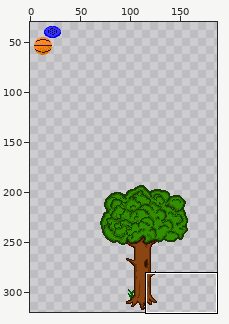
A sprite sheet gets an edit: maps/Lysander.png. Above, an overview of the earlier version with the close-up marked.
Close-up. Before the commit:
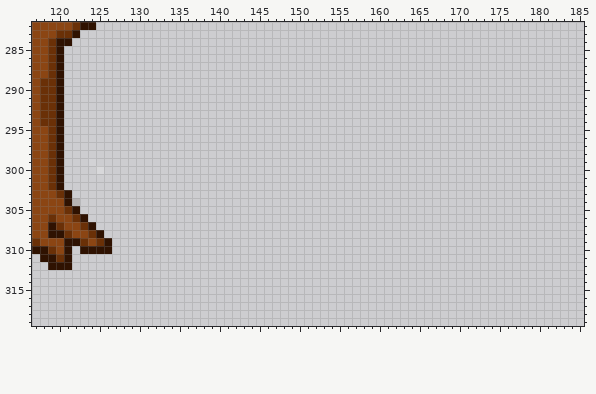
The file is 320x320 pixels. Pixels under 10% opacity are left out. Colours within 5 levels of each other are drawn and written as one. Shown: x 117..185, y 282..319. The wide view leaves out empty margins.
The same view after the edit:
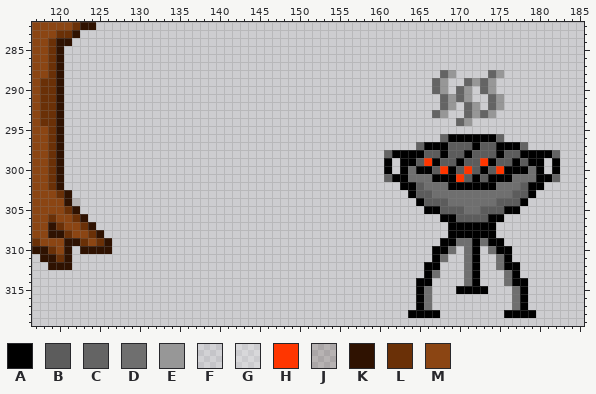
Palette (. is transparent): A #000000  B #5c5c5c  C #646464  D #6f6f6f  E #979797  F #ffffff1c  G #ffffff36  H #ff3600  J #2f120124  K #2f1201  L #6a3007  M #8b4513
The exact change:
y 288: x 168..169 .. -> CE; x 174..175 .. -> CE
y 289: x 167..168 .. -> CE; x 171..174 .... -> CECE
y 290: x 167..168 .. -> CE; x 170..171 .. -> CE; x 173..174 .. -> CE
y 291: x 168..171 .... -> CECE; x 174..175 .. -> CE
y 292: x 168..169 .. -> CE; x 171..172 .. -> CE; x 174..175 .. -> CE
y 293: x 167..168 .. -> CE; x 171..174 .... -> CECE
y 294: x 170..171 .. -> CE
y 296: x 168..175 ........ -> CAAAAAAC
y 297: x 165..178 .............. -> CAAABBBABBAAAC
y 298: x 161..182 ...................... -> CAAAABBABBABBBABBAAAAC
y 299: x 124 F -> .; x 161 . -> A; x 163..180 .................. -> AABHABBABBHABBABAA; x 182 . -> A
y 300: x 125 G -> .; x 161 . -> A; x 163..180 .................. -> ADAABHABHBABHAAADA; x 182 . -> A
y 301: x 161..182 ...................... -> CAADDDAAAHBABAAADDDAAC
y 302: x 163..180 .................. -> AABDDDAAAAAADDDBAA
y 303: x 164..179 ................ -> ABBDDDDDDDDDDBBA
y 304: x 165..178 .............. -> ABBBDDDDDDBBBA
y 305: x 166..177 ............ -> AABBBDDBBBAA
y 306: x 168..175 ........ -> AABBBBAA
y 307..308: x 169..174 ...... -> AAAAAA
y 309: x 168..175 ........ -> AADDADAA
y 310: x 167..169 ... -> AAD; x 171..172 .. -> DA; x 174..176 ... -> DAA
y 311: x 167..168 .. -> AD; x 171..172 .. -> DA; x 175..176 .. -> DA
y 312: x 166..167 .. -> AA; x 171..172 .. -> DA; x 175..177 ... -> DAA
y 313: x 166..167 .. -> AD; x 171..172 .. -> DA; x 176..177 .. -> DA
y 314: x 165..166 .. -> AA; x 171..172 .. -> DA; x 176..178 ... -> DAA
y 315: x 165..166 .. -> AD; x 170..173 .... -> AAAA; x 177..178 .. -> DA
y 316..317: x 165..166 .. -> AD; x 177..178 .. -> DA
y 318: x 164..167 .... -> AAAA; x 176..179 .... -> AAAA
Boxes around the changes in both close-ups, in picture pixels (x1, y1, x2, y2):
added: (384, 70, 560, 318)
erased: (88, 158, 104, 174)
